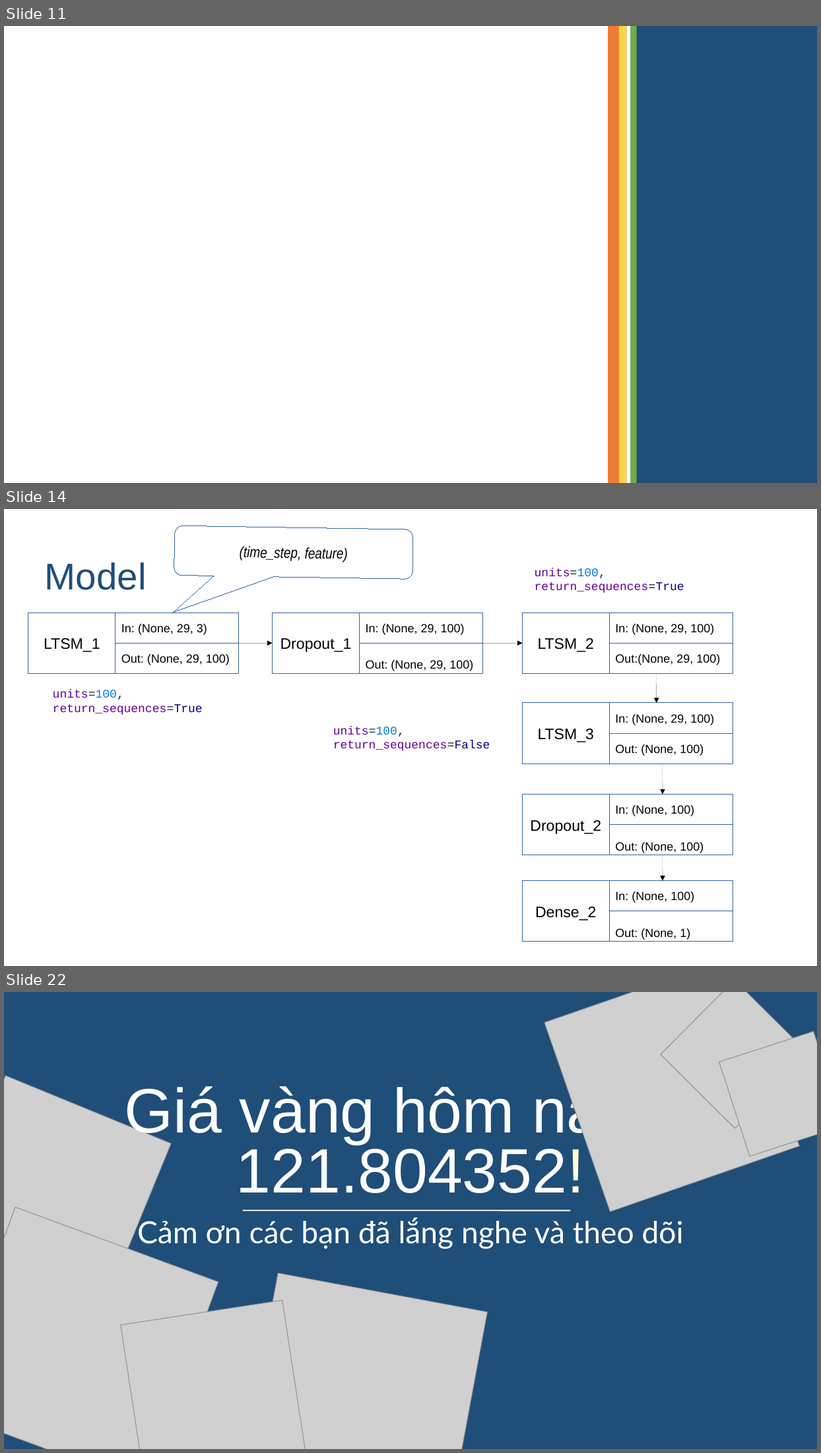
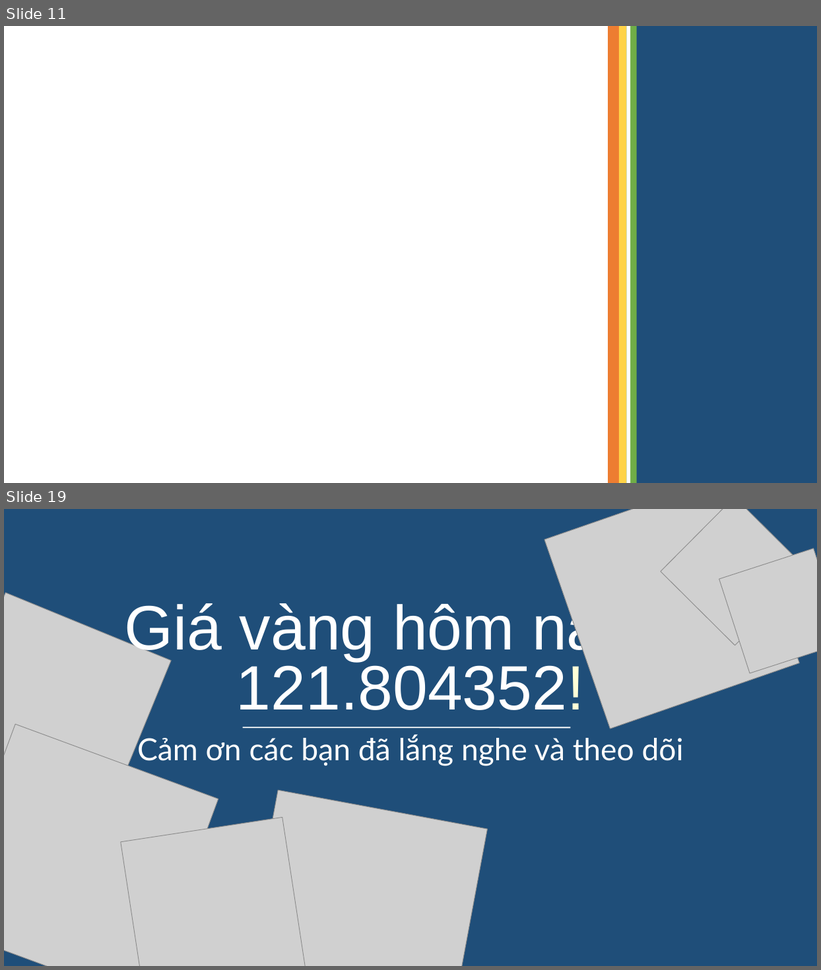
Before and after one commit to izzeroone/gold-prediction, a slide deck: slide.odp. Shown one above the other, each under a label of ours: slides 11, 14 and 22 before the commit, slides 11 and 19 after it; the slides between them are not shown. The pictures are 821x1453 and 821x970 pixels, drawn with LibreOffice and Linux fonts; fonts in the diff are those of the drawing; grey boxes stand for pictures; background and template pictures are left out. Boxes give left, top, right and bottom in pixels: in the first picture for what was removed or moved away, otherwise in the second. Text is boxed around its words. In the diff, an @@ line names an element or a change of style, - is before the commit and + after.

```diff
--- a/slide.odp
+++ b/slide.odp
@@ slide 14 removed at (4, 509, 817, 966), background #FFFFFF @@
@@ rounded speech box removed at (174, 525, 413, 578) @@
-(time_step, feature)
@@ title removed at (45, 562, 147, 590) @@
-Model
@@ text removed at (535, 568, 684, 593) @@
-units=100, return_sequences=True
@@ arrow removed from (239, 643) to (273, 643) @@
@@ arrow removed from (483, 643) to (523, 643) @@
@@ group removed at (28, 613, 239, 674): 4 rectangles, 1 text @@
-LTSM_1
-In: (None, 29, 3)
-Out: (None, 29, 100)
@@ group removed at (273, 613, 483, 674): 4 rectangles, 1 text @@
-Dropout_1
-In: (None, 29, 100)
-Out: (None, 29, 100)
@@ group removed at (523, 613, 733, 674): 4 rectangles, 1 text @@
-LTSM_2
-In: (None, 29, 100)
-Out:(None, 29, 100)
@@ arrow removed from (657, 674) to (657, 703) @@
@@ text removed at (53, 690, 203, 715) @@
-units=100, return_sequences=True
@@ text removed at (333, 726, 490, 751) @@
-units=100, return_sequences=False
@@ group removed at (523, 703, 733, 764): 4 rectangles, 1 text @@
-LTSM_3
-In: (None, 29, 100)
-Out: (None, 100)
@@ arrow removed from (663, 764) to (663, 795) @@
@@ group removed at (523, 795, 733, 855): 4 rectangles, 1 text @@
-Dropout_2
-In: (None, 100)
-Out: (None, 100)
@@ arrow removed from (663, 855) to (663, 881) @@
@@ group removed at (523, 881, 733, 942): 4 rectangles, 1 text @@
-Dense_2
-In: (None, 100)
-Out: (None, 1)
@@ what was slide 22 is now slide 19 @@
```
Also in this commit, not shown: 7 slides changed, 2 other slides removed.
